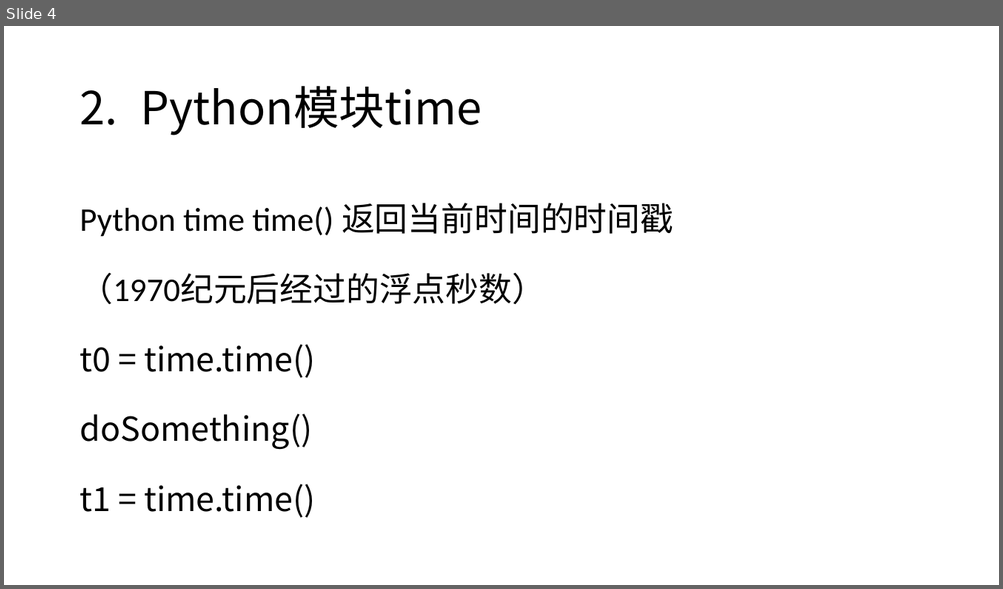
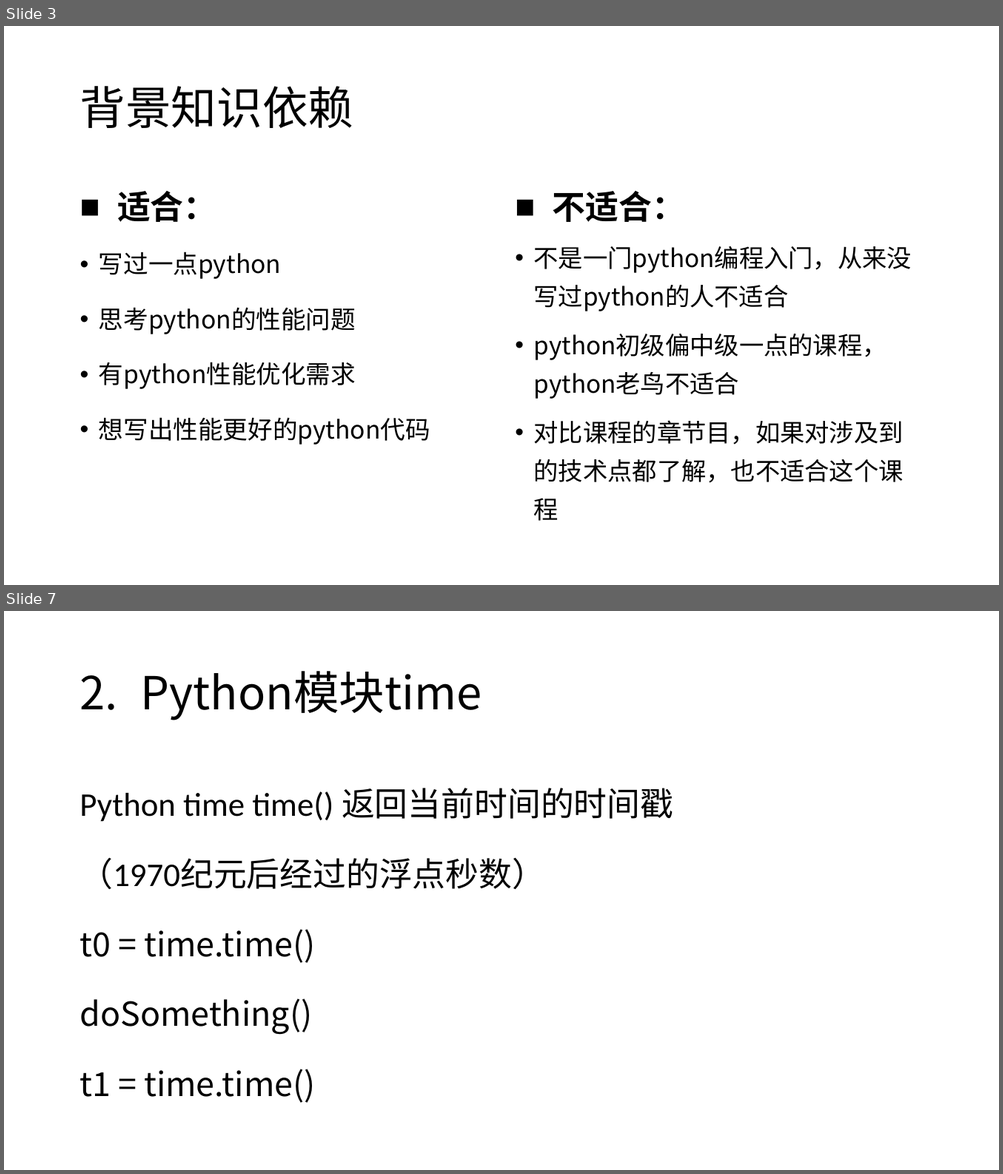
Before and after one commit to gaojiahua/python_PERF_OPT, a slide deck: Python性能分析.pptx. Shown one above the other, each under a label of ours: slide 4 before the commit, slides 3 and 7 after it; the slides between them are not shown. The pictures are 1003x589 and 1003x1174 pixels, drawn with LibreOffice and Linux fonts; fonts in the diff are those of the drawing. Boxes give left, top, right and bottom in pixels: in the first picture for what was removed or moved away, otherwise in the second. Text is boxed around its words. In the diff, an @@ line names an element or a change of style, - is before the commit and + after.

```diff
--- a/Python性能分析.pptx
+++ b/Python性能分析.pptx
@@ slide 3 added at [4,26,999,585], background #FFFFFF @@
@@ title added at [80,86,354,128], 44 pt, text #000000 @@
+背景知识依赖
@@ text added at [117,191,216,222], 32 pt, text #000000, bold @@
+■ 适合：
@@ text added at [552,191,685,222], 32 pt, text #000000, bold @@
+■ 不适合：
@@ text added at [534,247,911,521], 23.8 pt, text #000000 @@
+• 不是一门python编程入门，从来没写过python的人不适合
+• python初级偏中级一点的课程，python老鸟不适合
+• 对比课程的章节目，如果对涉及到的技术点都了解，也不适合这个课程
@@ text added at [99,252,430,445], 24 pt, text #000000 @@
+• 写过一点python
+• 思考python的性能问题
+• 有python性能优化需求
+• 想写出性能更好的python代码
@@ what was slide 4 is now slide 7 @@
```
Also in this commit, not shown: 4 slides changed, 6 other slides added, 6 other files.
